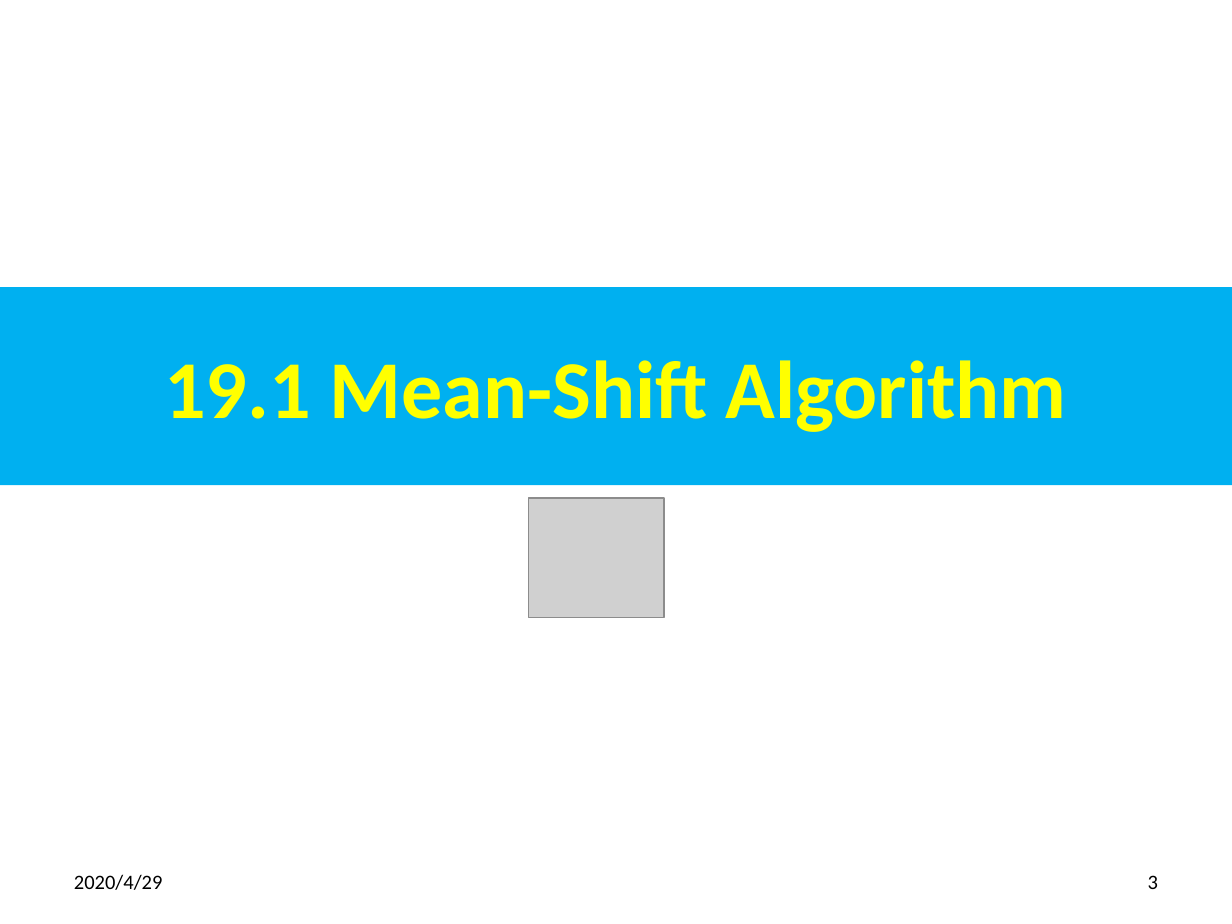
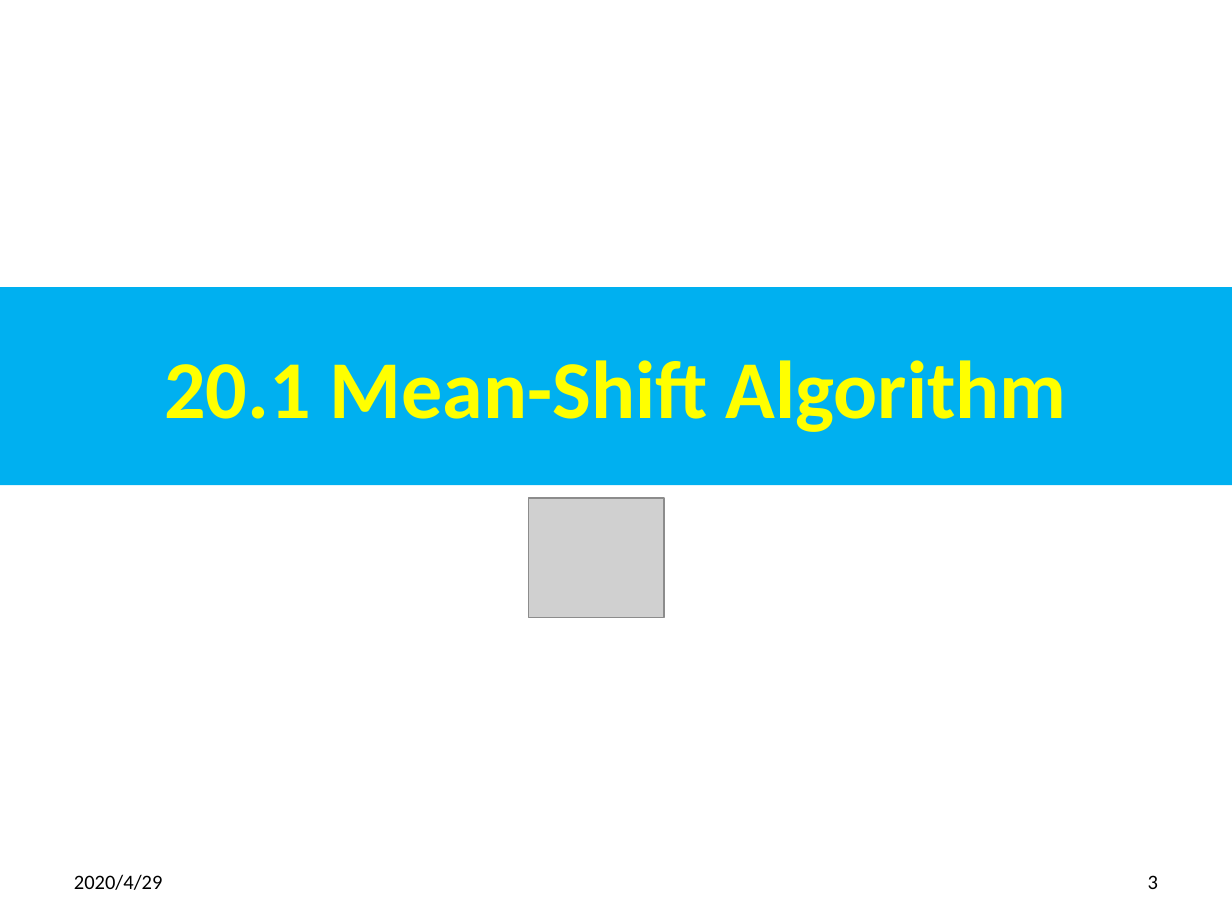
Before and after one commit to peterhchen/800_MachineLearning, a slide deck: slide 3 of 20_MeanShift.pptx. Drawn at 1232x924 pixels with LibreOffice and Linux fonts; fonts in the diff are those of the drawing; grey boxes stand for pictures. Boxes give left, top, right and bottom in pixels: in the first picture for what was removed or moved away, otherwise in the second. Text is boxed around its words. In the diff, an @@ line names an element or a change of style, - is before the commit and + after.

```diff
--- a/20_MeanShift.pptx
+++ b/20_MeanShift.pptx
@@ title at [164,360,1066,432]: text changed @@
-19.1 Mean-Shift Algorithm
+20.1 Mean-Shift Algorithm
```
Also in this commit, not shown: 9 other slides changed.
